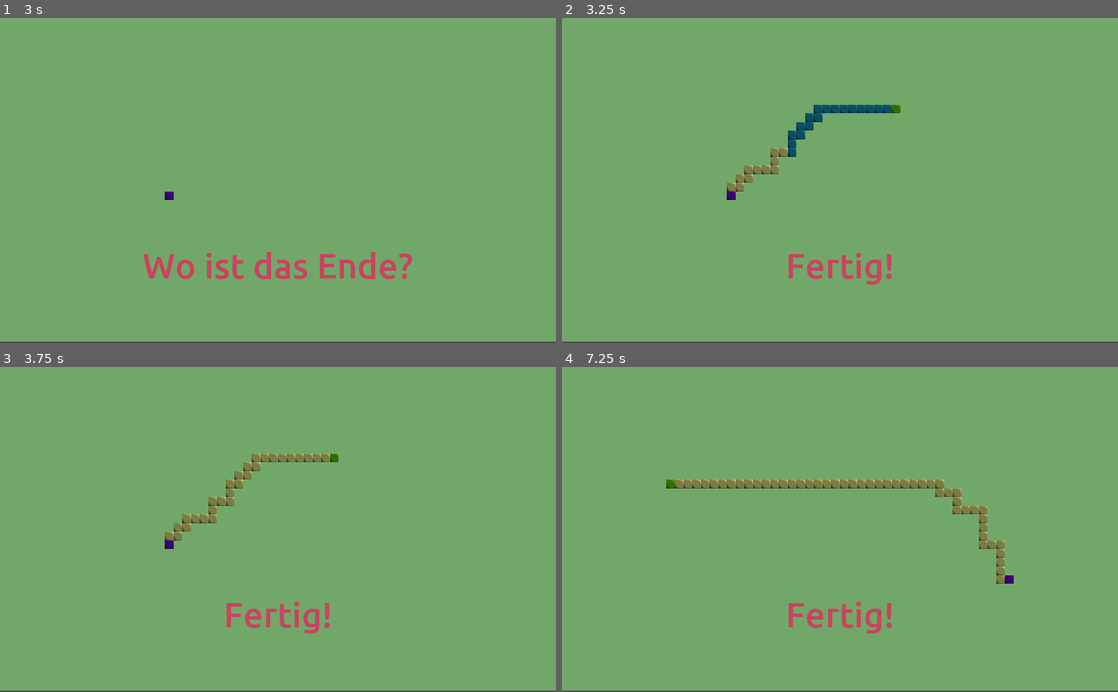
Above: before the commit, frames 1-4 (two rows, left to right).
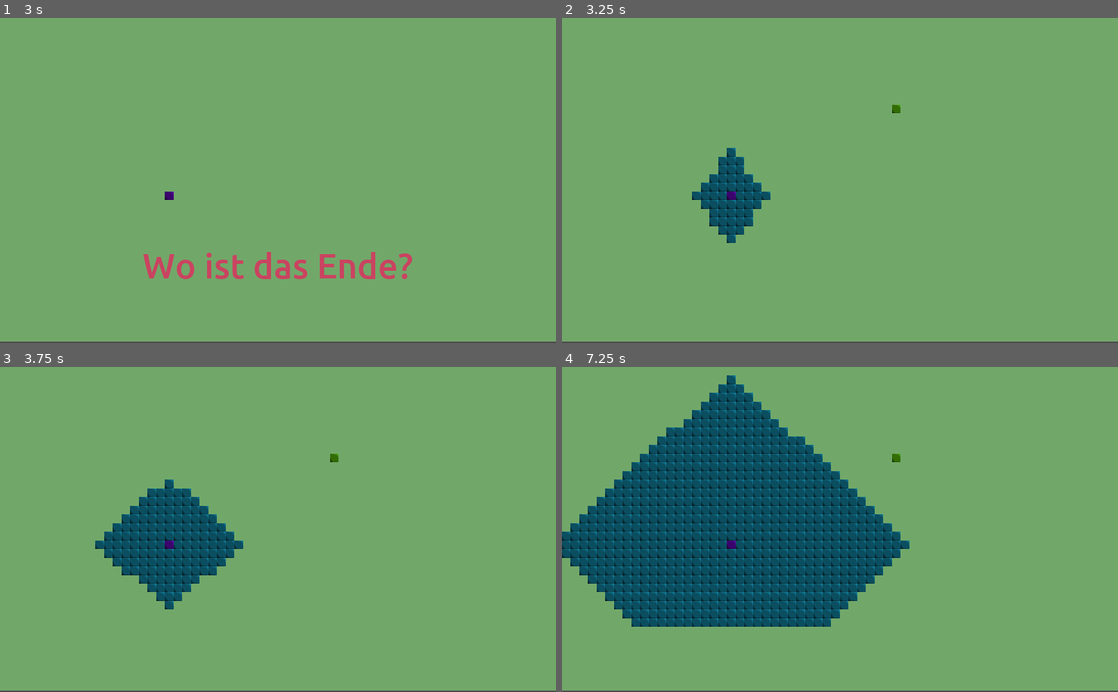
Above: after the commit, the same moments.

Repository: frehrmann/flixy-godot
Game: Godot game, scene res://Main.tscn
The game is run twice, just before and just after one commit, with the same random seed, the same clock (stepped at 60 frames per second) and the same inputs.
Inputs (mouse positions are in pixels of both pictures, inside the frame that each line leads up to):
- Up to frame 1 (3 s): tap Enter at 0.5, 2.75 s; move the mouse to (400, 164) at 0.52 s; click (400, 164) at 0.67 s; click "Weiter" at 1.25 s; tap Space at 2 s; move the mouse to (166, 196) at 2.02 s; click (166, 196) at 2.17 s; move the mouse to (333, 109) at 2.77 s; click (333, 109) at 2.92 s
- Up to frame 2 (3.25 s): no input
- Up to frame 3 (3.75 s): move the mouse to (250, 594) at 3.52 s; click (250, 594) at 3.67 s
- Up to frame 4 (7.25 s): click (650, 412) at 4.25 s, where only the run before the commit has a clickable "Weiter"; move the mouse to (1006, 578) at 5.02 s; click (1006, 578) at 5.17 s; move the mouse to (673, 480) at 5.77 s; click (673, 480) at 5.92 s; move the mouse to (867, 529) at 6.52 s; click (867, 529) at 6.67 s

Frame 1 is identical in both runs. In frame 2, 3.6% of the frame differs, in the area x 23-60%, y 26-83%; in frame 3, 6.9%; in frame 4, 31%, in the area x 0-82%, y 2-83%.

Commit message:
Use travel distance for sorting in next blocks in breadth first

Diff:
--- a/Projects/AStart/Main.tscn
+++ b/Projects/AStart/Main.tscn
@@ -29,7 +29,6 @@
 
 [node name="Search" type="Node" parent="."]
 script = ExtResource( 3 )
-Type = 2
 
 [node name="Storage" type="Node" parent="Search"]
 script = ExtResource( 4 )
--- a/Projects/AStart/Scripts/Search.gd
+++ b/Projects/AStart/Scripts/Search.gd
@@ -17,6 +17,7 @@
 	start_pos = start
 	size = max_tile_idx
 	$Storage.init(size)
+	$Storage.set_distv(start_pos, 0)
 	freeblock()
 
 func is_done():
@@ -42,23 +43,38 @@
 func cmp_dist2finish(elem, pos):
 	return dist2finish(elem) < dist2finish(pos)
 
+func cmp_traveld(elem, pos):
+	var d_elem = $Storage.get_distv(elem)
+	var d_pos = $Storage.get_distv(pos)
+	if d_elem == -1 and d_pos == -1:
+		return false
+	elif d_elem == -1:
+		return false
+	elif d_pos == -1:
+		return true
+	else:
+		return d_elem < d_pos
+
+func get_idx(pos):
+	if Type == DISTTYPE.AStarEukl:
+		return blocks.bsearch_custom(pos, self, "cmp_dist2finish_eukl")
+	elif Type == DISTTYPE.AStarDist:
+		return blocks.bsearch_custom(pos, self, "cmp_dist2finish")
+	else:
+		return blocks.bsearch_custom(pos, self, "cmp_traveld")
+
+
 func add_to_queue(pos):
 	if !blocks.has(pos):
-		if Type == DISTTYPE.AStarEukl:
-			var idx = blocks.bsearch_custom(pos, self, "cmp_dist2finish_eukl")
-			blocks.insert(idx, pos)
-		elif Type == DISTTYPE.AStarDist:
-			var idx = blocks.bsearch_custom(pos, self, "cmp_dist2finish")
-			blocks.insert(idx, pos)
-		else:
-			blocks.push_back(pos)
+		blocks.insert(get_idx(pos), pos)
+
 
 # current block is free
 func freeblock():
 	dirs.shuffle()
 	for dir in dirs:
 		var pos = current_block + dir
-		var dist = $Storage.get_distv(pos)
+		var dist = $Storage.get_distv(current_block)
 		if is_in(pos) and pos != start_pos:
 			$Storage.set_fromv(pos, current_block)
 			$Storage.set_distv(pos, dist+1)
